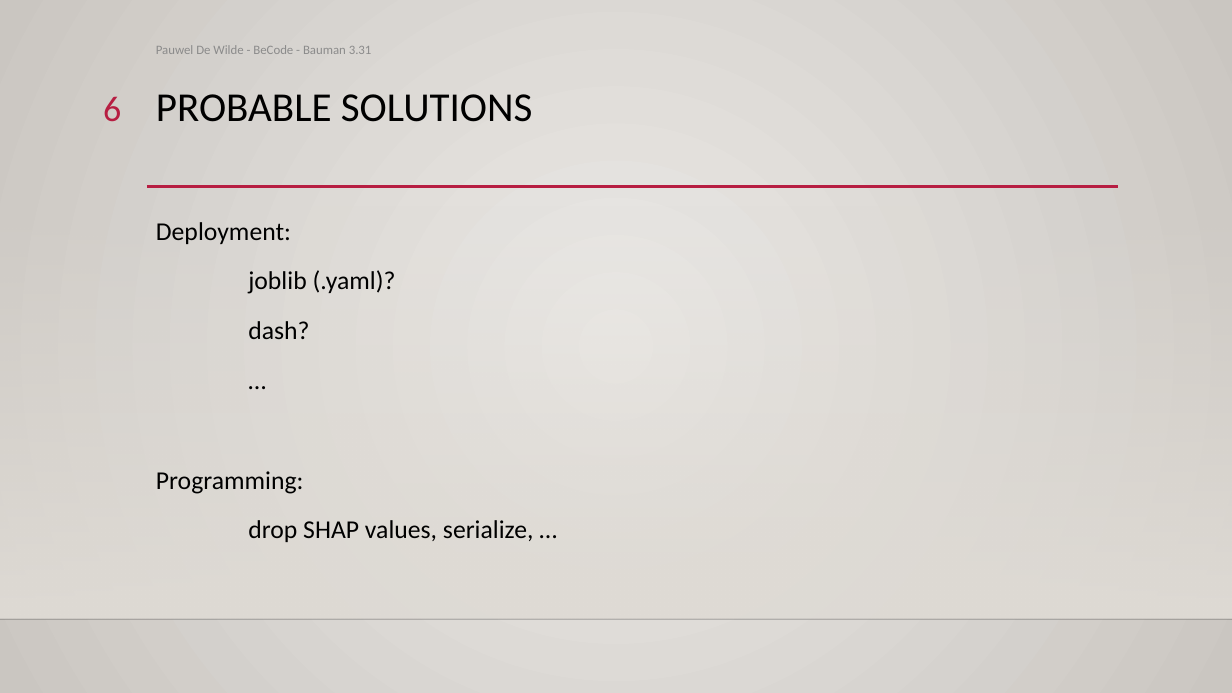
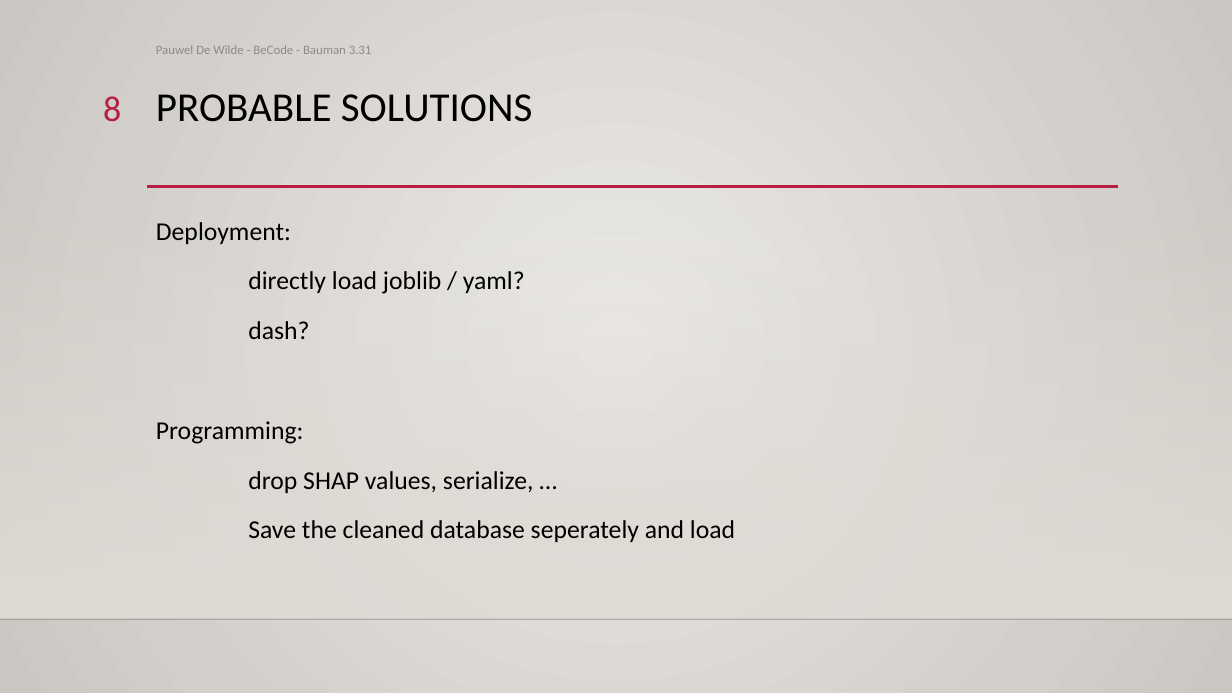
Before and after one commit to Pauwel1/Churn_Deployment, a slide deck: slide 8 of Bank Churners Demo.pptx (slide 6 before the commit). Drawn at 1232x693 pixels with LibreOffice and Linux fonts; fonts in the diff are those of the drawing; background and template pictures are left out. Boxes give left, top, right and bottom in pixels: in the first picture for what was removed or moved away, otherwise in the second. Text is boxed around its words. In the diff, an @@ line names an element or a change of style, - is before the commit and + after.

```diff
--- a/Bank Churners Demo.pptx
+++ b/Bank Churners Demo.pptx
@@ page number at (103, 96, 121, 121): text changed @@
-6
+8
@@ text at (156, 222, 735, 542): paragraph removed @@
-…
@@ text at (248, 271, 525, 294): text changed @@
-joblib (.yaml)?
+directly load joblib / yaml?
@@ text at (248, 520, 735, 542): paragraph added @@
+Save the cleaned database seperately and load
```
Also in this commit, not shown: 2 other slides changed, 2 slides added, 1 other file.
